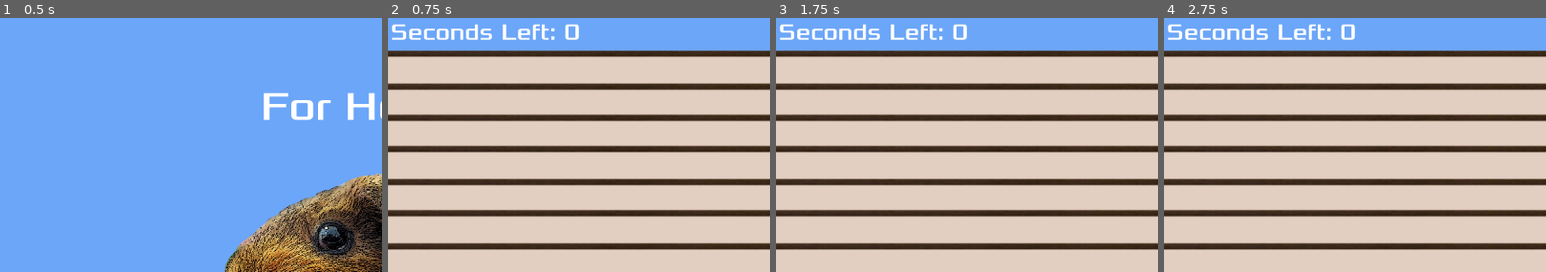
Above: before the commit, frames 1-4 (left to right).
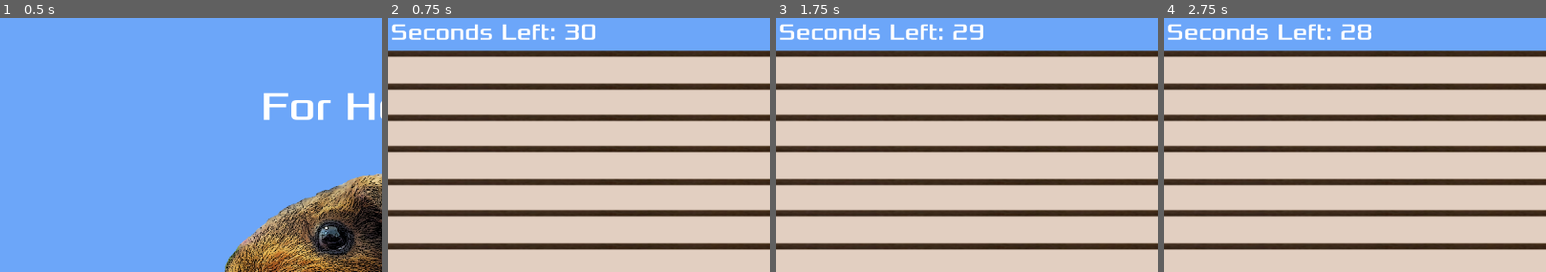
Above: after the commit, the same moments.

Repository: bristol-pride-game-jam/Honey
Game: Godot game, scene res://Main.tscn
The game is run twice, just before and just after one commit, with the same random seed, the same clock (stepped at 60 frames per second) and the same inputs.
Inputs:
- Up to frame 1 (0.5 s): no input
- Up to frame 2 (0.75 s): click "Play" at 0.5 s
- Up to frame 3 (1.75 s): tap Enter at 1.25 s; hold Right (ui_right) from 1.28 s (still down)
- Up to frame 4 (2.75 s): release Right (ui_right) at 2.03 s; hold Down (ui_down) from 2.03 s (still down)
The pictures show only the part of the screen within x 1-51%, y 0-50%; the shares and areas given below are measured in that part.

Frame 1 is identical in both runs. In frame 2, 0.2% of the frame differs, in the area x 46-55%, y 2-9%; in frame 3, 0.2%; in frame 4, 0.3%.

Commit message:
Wired up timer

Diff:
--- a/HUD.gd
+++ b/HUD.gd
@@ -8,6 +8,7 @@
 	$MessageLabel.show()
 	$StartButton.show()
 	$Logo.show()
+	$TimeLabel.hide()
 
 # When the start button is pressed
 func _on_StartButton_pressed():
@@ -18,13 +19,13 @@
 	$ScoreLabel.text = "Score: 0"
 	$ScoreLabel.show()
 
-	$TimeLabel.text = "Seconds Left: 0"
+	$TimeLabel.text = "Seconds Left: 30"
 	$TimeLabel.show()
 
 	emit_signal("start_game")
 
 func change_seconds(seconds_left):
-	$TimeLabel.text = "Seconds Left: " + seconds_left
+	$TimeLabel.text = "Seconds Left: " + str(seconds_left)
 
 func change_score(score):
 	$ScoreLabel.text = "Score: " + str(score)
--- a/HUD.tscn
+++ b/HUD.tscn
@@ -62,7 +62,7 @@
 margin_bottom = 45.0
 rect_pivot_offset = Vector2( 87, 150 )
 custom_fonts/font = SubResource( 5 )
-text = "Seconds Left: 0"
+text = "Seconds Left: 30"
 valign = 1
 
 [node name="ScoreLabel" type="Label" parent="."]
--- a/Main.gd
+++ b/Main.gd
@@ -4,6 +4,8 @@
 
 export (PackedScene) var Spinach
 export var percentage_chance_to_spawn = 25
+
+var seconds_left = 30
 var score
 var screen_size  # Size of the game window.
 var min_height # Minimum height
@@ -19,10 +21,12 @@
 # Let's us reset the game
 func new_game():
 	score = 0
+	seconds_left = 30
 	$Player.start($StartPosition.position)
 	$Music.play()
 	$SpinachTimer.start()
 	$GameOverTimer.start()
+	$SecondsTimer.start()
 	$Background.visible = true
 
 # Called on game over timeout
@@ -31,6 +35,7 @@
 	$Player.stop()
 	$SpinachTimer.stop()
 	$GameOverTimer.stop()
+	$SecondsTimer.stop()
 	$HUD.show_game_over()
 	$Music.stop()
 	$EndSound.play()
@@ -62,3 +67,9 @@
 func _on_Spinach_eaten():
 	score += 1
 	$HUD.change_score(score)
+
+
+
+func _on_SecondsTimer_timeout():
+	seconds_left -= 1
+	$HUD.change_seconds(seconds_left)
--- a/Main.tscn
+++ b/Main.tscn
@@ -35,6 +35,8 @@
 wait_time = 30.0
 one_shot = true
 
+[node name="SecondsTimer" type="Timer" parent="."]
+
 [node name="StartPosition" type="Position2D" parent="."]
 position = Vector2( 155, 755 )
 
@@ -47,4 +49,5 @@
 stream = ExtResource( 7 )
 [connection signal="timeout" from="SpinachTimer" to="." method="_on_SpinachTimer_timeout"]
 [connection signal="timeout" from="GameOverTimer" to="." method="game_over"]
+[connection signal="timeout" from="SecondsTimer" to="." method="_on_SecondsTimer_timeout"]
 [connection signal="start_game" from="HUD" to="." method="new_game"]
